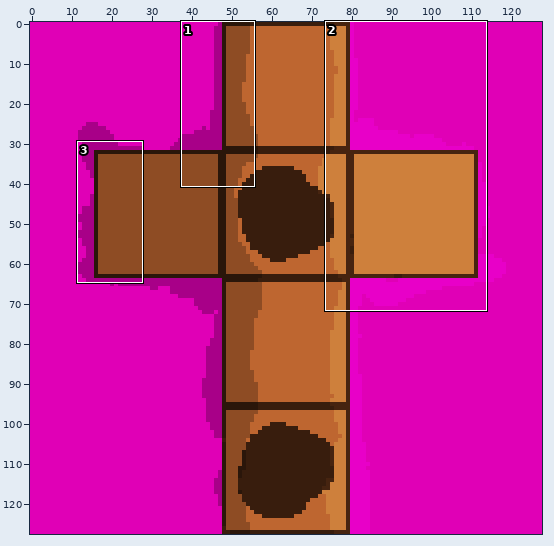
Sprite sheet, stored at models/cube.png. The first picture is a wide view before the edit; the outline marks the close-up.
Close-up. The starting point:
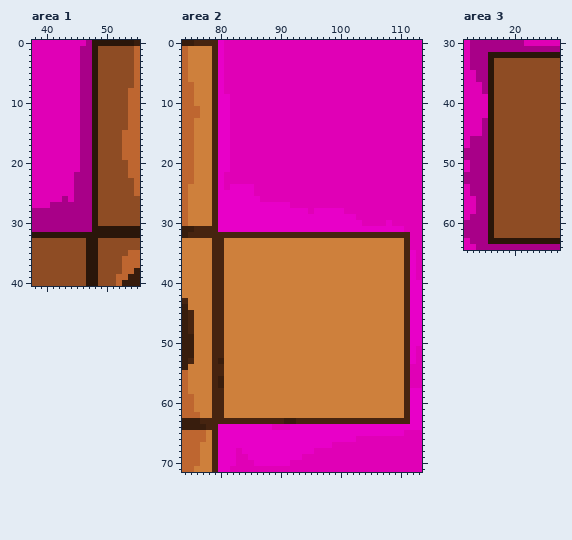
The file is 128x128 pixels. Colours within 5 levels of each other are drawn and written as one. Shown: area 1: x 38..55, y 0..40; area 2: x 74..113, y 0..71; area 3: x 12..27, y 30..64. The commit also changed other parts of the picture, which this record leaves out.
The same view after the edit:
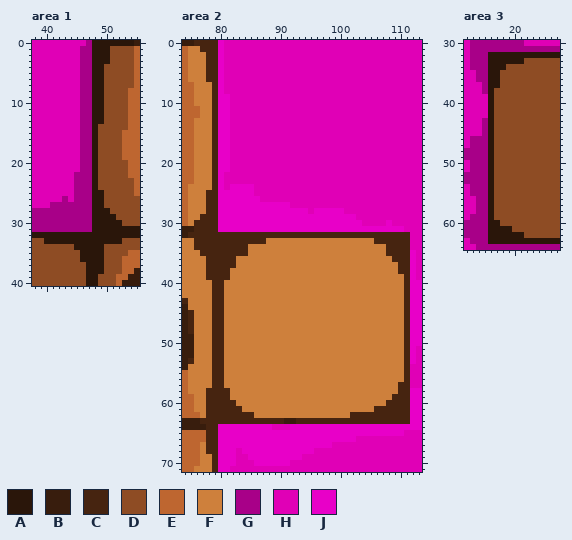
Palette (. is transparent): A #2a160a  B #381d0d  C #462410  D #8e4c24  E #be6630  F #ce803c  G #a80088  H #e000b6  J #e800c8
Diff:
Area 1:
The author changed colour D to colour A in rows 1 to 3 at x 49 to 50; in rows 4 to 13 at x 49; in rows 25 to 27 at x 49; in row 28 at x 49 to 50; in row 29 at x 49 to 51; in row 30 at x 49 to 52.
The author changed colour D to colour A in row 33 at x 40 to 46 and 49 to 52; in row 34 at x 45 to 46 and 49; in rows 35 to 36 at x 46 and 49; in rows 37 to 38 at x 49.
Area 2:
The author changed colour B to colour C in row 53 at x 80; in rows 56 to 57 at x 80.
The author changed colour F to colour C in row 1 at x 77 to 78; in rows 2 to 6 at x 78; in rows 25 to 28 at x 78; in row 29 at x 77 to 78; in row 30 at x 76 to 78; in row 33 at x 76 to 78, 81 to 87 and 106 to 110.
The author changed colour F to colour C in row 34 at x 76 to 78, 81 to 84 and 108 to 110; in row 35 at x 77 to 78, 81 to 84 and 108 to 110; in row 36 at x 78, 81 to 82 and 109 to 110; in row 37 at x 78, 81 to 82 and 110; in row 38 at x 78, 81 and 110; in row 39 at x 78 and 81.
The author changed colour F to colour C in row 57 at x 110; in row 58 at x 78, 81 and 110; in row 59 at x 78, 81 and 109 to 110; in row 60 at x 78, 81 to 82 and 108 to 110; in row 61 at x 78, 81 to 83 and 106 to 110; in row 62 at x 78, 81 to 85 and 102 to 110.
The author changed colour F to colour C in rows 65 to 68 at x 78.
Area 3:
The author changed colour D to colour A in row 33 at x 17 to 21; in row 34 at x 17 to 18; in rows 35 to 37 at x 17; in row 60 at x 17; in row 61 at x 17 to 19; in row 62 at x 17 to 21.
